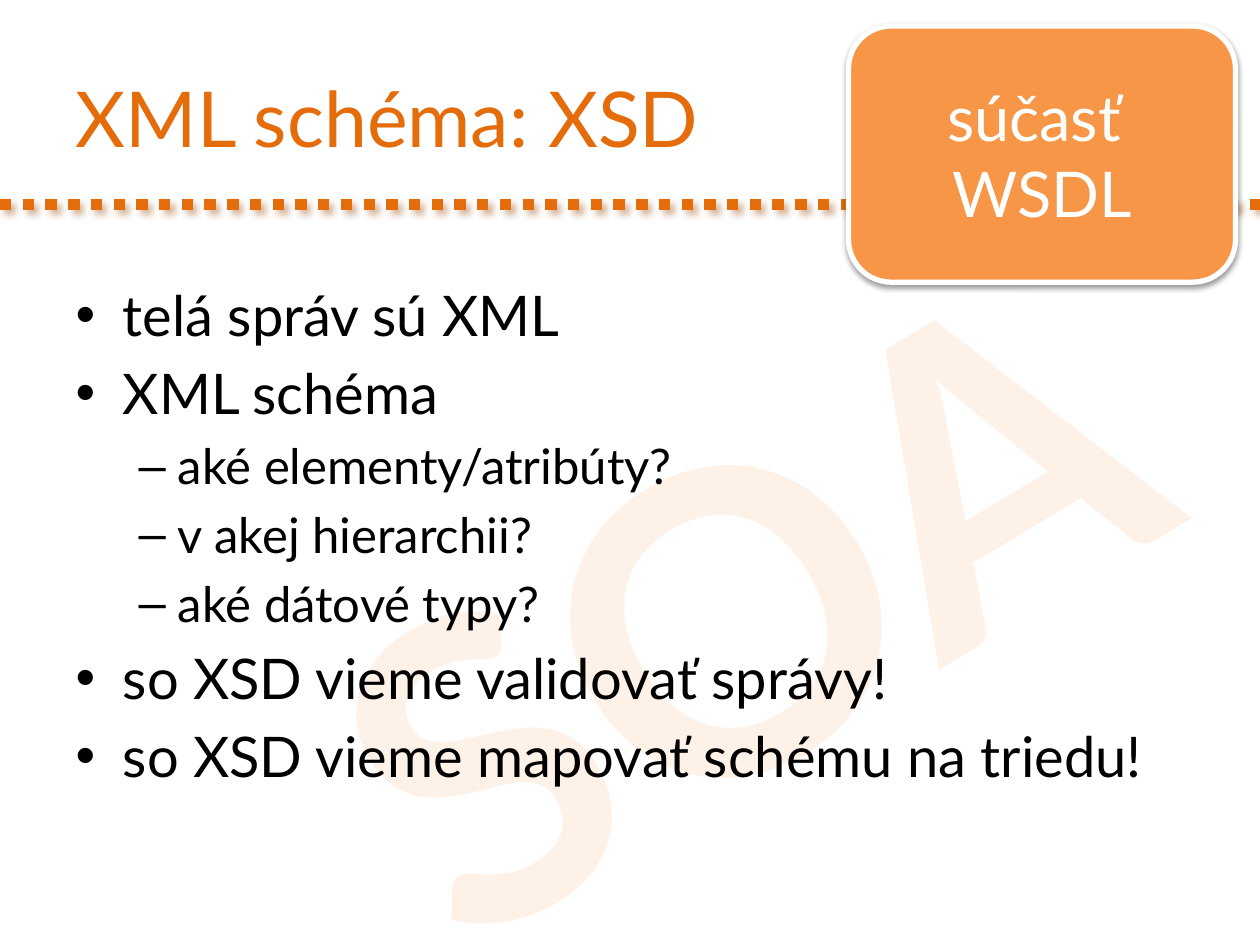
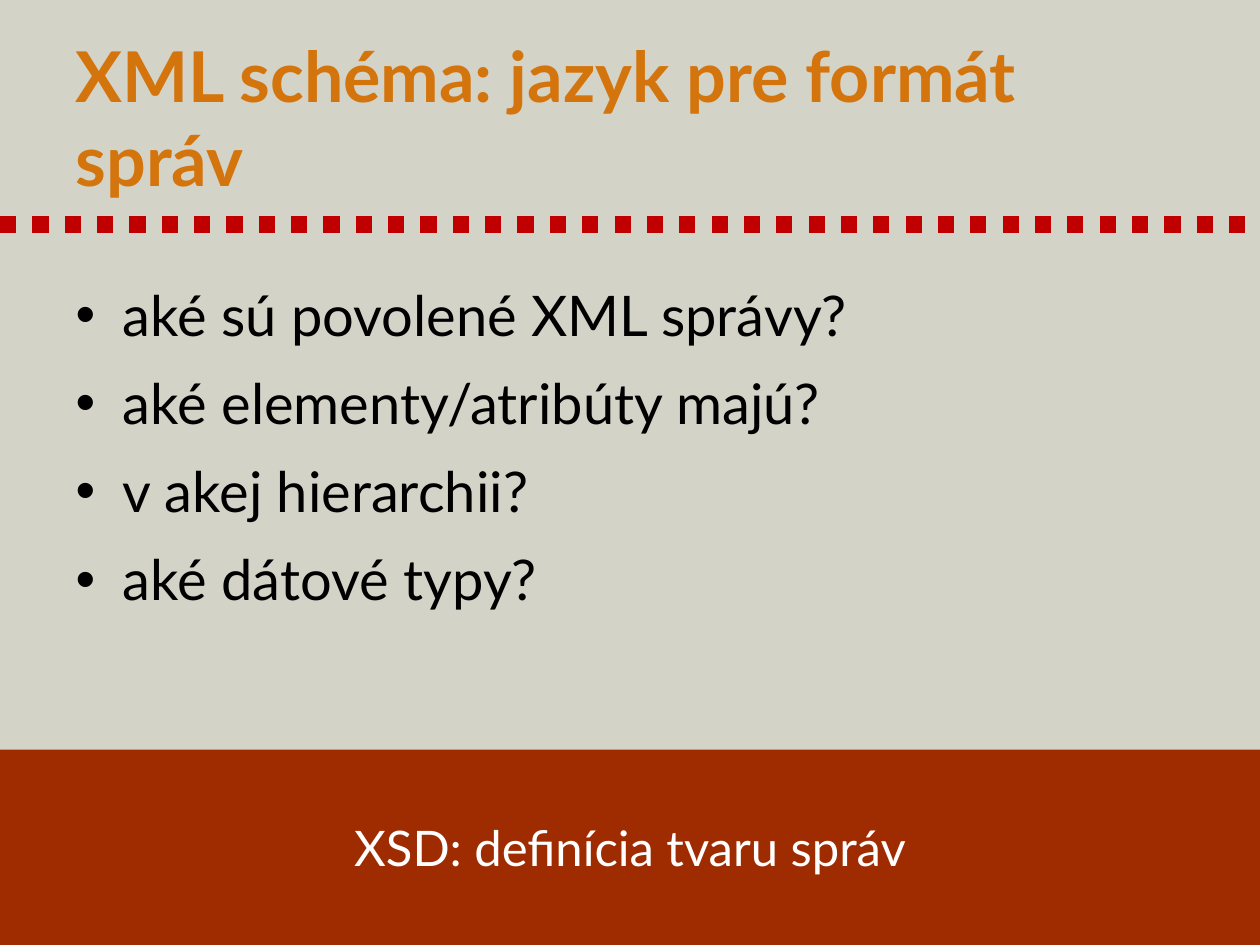
Before and after one commit to novotnyr/kopr-portal, a slide deck: slide 46 of content/soap-web-services/kopr-soap-web-services.pptx (slide 37 before the commit). Drawn at 1260x945 pixels with LibreOffice and Linux fonts; fonts in the diff are those of the drawing. Boxes give left, top, right and bottom in pixels: in the first picture for what was removed or moved away, otherwise in the second. Text is boxed around its words. In the diff, an @@ line names an element or a change of style, - is before the commit and + after.

Commit message:
Slajdy k SOAP aktualizovane do 2022

```diff
--- a/content/soap-web-services/kopr-soap-web-services.pptx
+++ b/content/soap-web-services/kopr-soap-web-services.pptx
@@ background #FFFFFF to #D3D3C8 @@
@@ rounded rectangle removed at (848,26,1235,282) @@
-súčasť
-WSDL
@@ title at (76,50,1016,198): text changed; size 44 to 40 pt; text colour #E46C0A to #D3750C; bold on @@
-XML schéma: XSD
+XML schéma: jazyk pre formát správ
@@ text removed at (233,65,1260,945) @@
-SOAP
@@ line moved from (0, 204) - (1260, 204) to (0, 224) - (1260, 224) @@
@@ line (0, 224) - (1260, 224): stroke #E46C0A 6.5 pt dashed to #C00000 9.25 pt dashed @@
@@ text at (123,294,847,434): text changed @@
-• telá správ sú XML
-• XML schéma
-  – aké elementy/atribúty?
+• aké sú povolené XML správy?
+• aké elementy/atribúty majú?
@@ text at (123,470,536,610): size 28 to 32 pt in "v akej hierarchii?", "aké dátové typy?"; bullet – to •; list level 2 to 1 in "v akej hierarchii?"; list level 2 to 1 in "aké dátové typy?" @@
@@ text at (123,657,1142,787): paragraphs removed @@
-• so XSD vieme validovať správy!
-• so XSD vieme mapovať schému na triedu!
@@ rectangle added at (0,750,1260,945), fill #9F2B00, 28 pt, text #FFFFFF @@
+XSD: definícia tvaru správ
```
Also in this commit, not shown: 42 other slides changed, 18 slides added, 40 slides removed, 1 other file.
